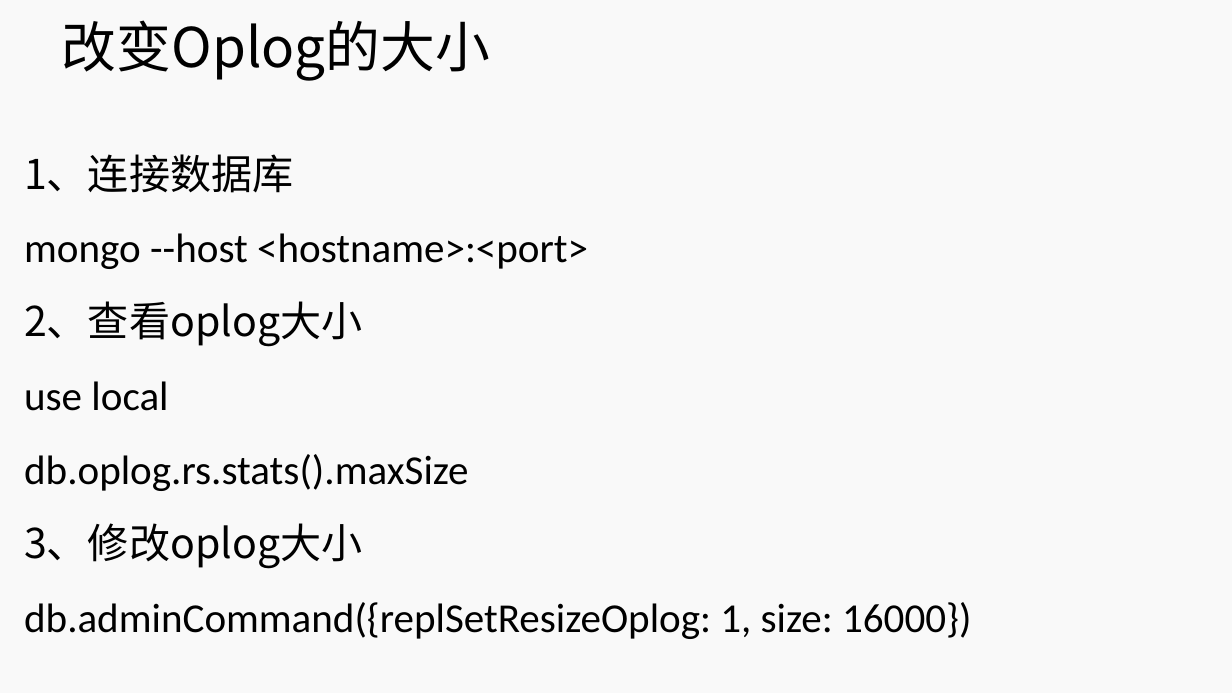
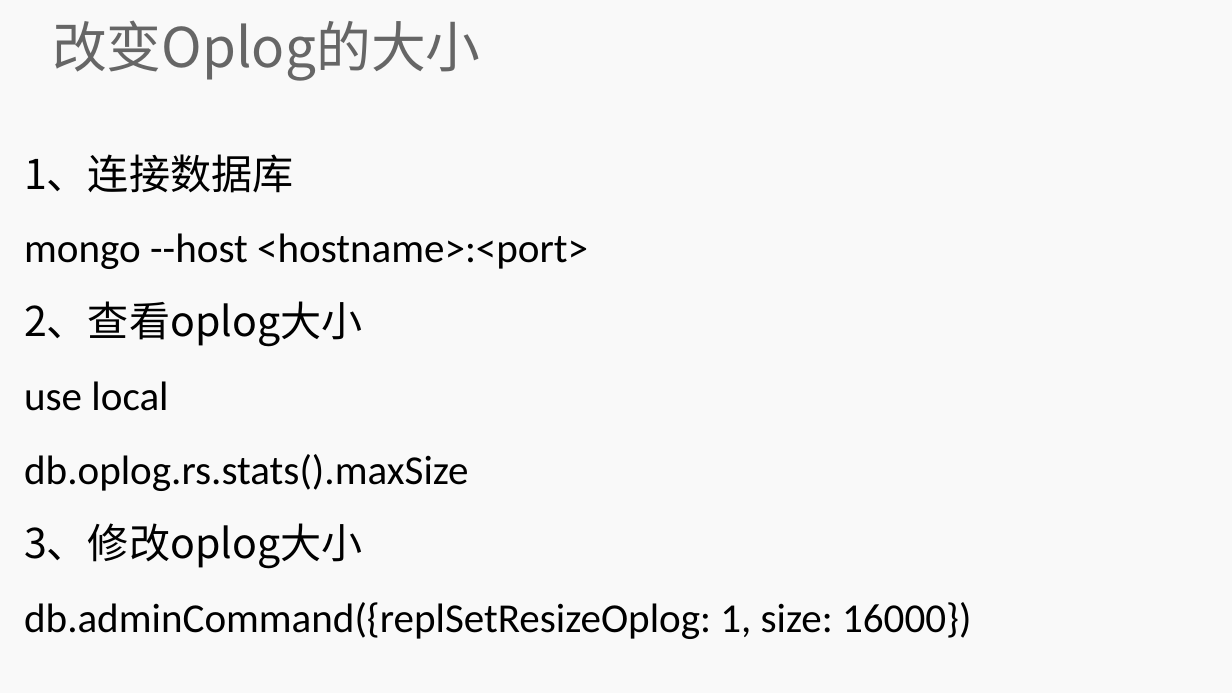
Before and after one commit to lihuanzhen2016/no-sql, a slide deck: slide 30 of PPT/12 MongoDB 复制集.pptx. Drawn at 1232x693 pixels with LibreOffice and Linux fonts; fonts in the diff are those of the drawing; background and template pictures are left out. Boxes give left, top, right and bottom in pixels: in the first picture for what was removed or moved away, otherwise in the second. Text is boxed around its words. In the diff, an @@ line names an element or a change of style, - is before the commit and + after.

```diff
--- a/PPT/12 MongoDB 复制集.pptx
+++ b/PPT/12 MongoDB 复制集.pptx
@@ title "改变Oplog的大小" at [52,20,480,81]: text colour #000000 to #666666; indent changed @@
```
Also in this commit, not shown: 2 other slides changed, 7 slides added, 1 other file.
